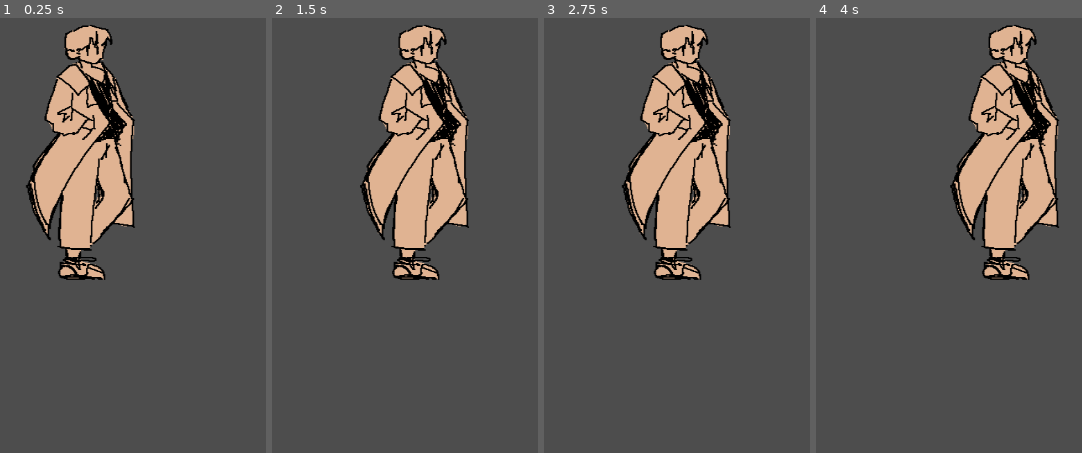
Above: before the commit, frames 1-4 (left to right).
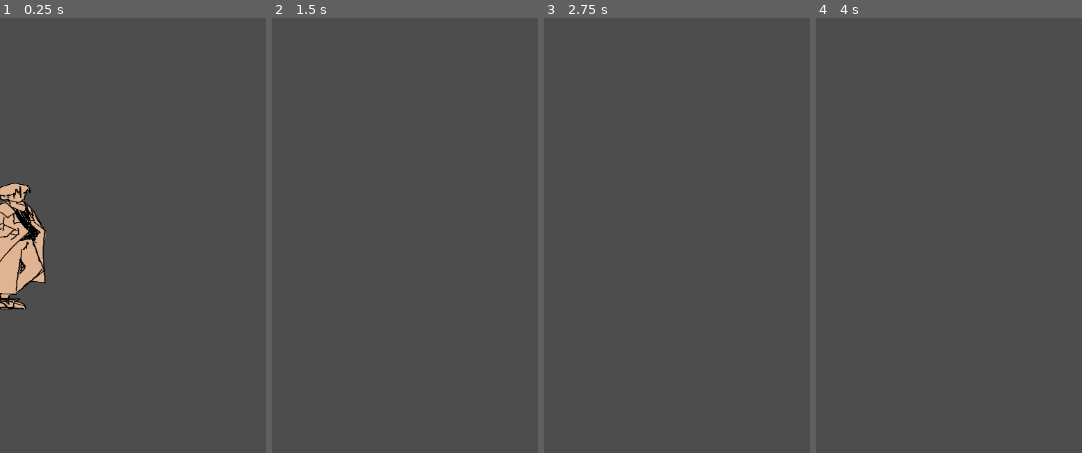
Above: after the commit, the same moments.

Repository: FelAnk/Game-Projekt
Game: Godot game, scene res://node_2d.tscn
Two runs of this game, one before a commit and one after it. Both use one fixed random seed, a clock stepped at 60 frames per second and the inputs below. The project has no main scene, so this scene is started directly.
Inputs:
- Up to frame 1 (0.25 s): no input
- Up to frame 2 (1.5 s): hold D (move_right) 0.53-1.28 s; hold A (move_left) from 1.28 s (still down)
- Up to frame 3 (2.75 s): release A (move_left) at 2.03 s; hold D (move_right) from 2.03 s (still down)
- Up to frame 4 (4 s): release D (move_right) at 3.53 s; hold A (move_left) from 3.53 s (still down)

The runs differ from the first frame. In frame 1, 18% of the frame differs, in the area x 0-51%, y 1-68%; in frame 2, 15%; in frame 3, 15%; in frame 4, 15%.

Commit message:
IM TRYING- player movement

Diff:
--- /dev/null
+++ b/level.tscn
@@ -0,0 +1,8 @@
+[gd_scene load_steps=2 format=3 uid="uid://6qrw0j6jk5sm"]
+
+[ext_resource type="PackedScene" uid="uid://cqgro1wepw0em" path="res://player.tscn" id="1_u52ul"]
+
+[node name="Level" type="Node2D"]
+
+[node name="Player" parent="." instance=ExtResource("1_u52ul")]
+position = Vector2(173, 142)
--- a/player.gd
+++ b/player.gd
@@ -3,7 +3,7 @@
 @export var acceleration := 700.0
 @export var deceleration := 1400.0
 @export var max_speed := 120.0
-
+@export var jump_gravity := 1200.0
 
 func _physics_process(delta: float) -> void:
 	var direction_x := signf(Input.get_axis("move_left","move_right"))
@@ -15,4 +15,6 @@
 	else:
 		velocity.x = move_toward(velocity.x, 0, deceleration * delta)
 
+
+	velocity.y += jump_gravity * delta
 	move_and_slide()
--- a/player.tscn
+++ b/player.tscn
@@ -1,13 +1,21 @@
-[gd_scene load_steps=3 format=3 uid="uid://cqgro1wepw0em"]
+[gd_scene load_steps=4 format=3 uid="uid://cqgro1wepw0em"]
 
 [ext_resource type="Texture2D" uid="uid://biv562gyule1f" path="res://placeholderrrr.webp" id="1_4flbx"]
 [ext_resource type="Script" uid="uid://qbh16e7mqy7b" path="res://player.gd" id="1_onrkg"]
 
+[sub_resource type="RectangleShape2D" id="RectangleShape2D_onrkg"]
+size = Vector2(54, 178)
+
 [node name="Player" type="CharacterBody2D"]
+position = Vector2(104, -200)
 collision_mask = 2
 script = ExtResource("1_onrkg")
 
 [node name="Sprite2D" type="Sprite2D" parent="."]
-position = Vector2(-70, 3)
-scale = Vector2(1.15384, 1)
+position = Vector2(-153, 104)
+scale = Vector2(0.77692, 0.495)
 texture = ExtResource("1_4flbx")
+
+[node name="CollisionShape2D" type="CollisionShape2D" parent="."]
+position = Vector2(-103, 109)
+shape = SubResource("RectangleShape2D_onrkg")
--- a/project.godot
+++ b/project.godot
@@ -28,3 +28,8 @@
 , Object(InputEventKey,"resource_local_to_scene":false,"resource_name":"","device":-1,"window_id":0,"alt_pressed":false …(186 unchanged characters)…
 ]
 }
+jump={
+"deadzone": 0.2,
+"events": [Object(InputEventKey,"resource_local_to_scene":false,"resource_name":"","device":-1,"window_id":0,"alt_pressed":false,"shift_pressed":false,"ctrl_pressed":false,"meta_pressed":false,"pressed":false,"keycode":0,"physical_keycode":32,"key_label":0,"unicode":32,"location":0,"echo":false,"script":null)
+]
+}
